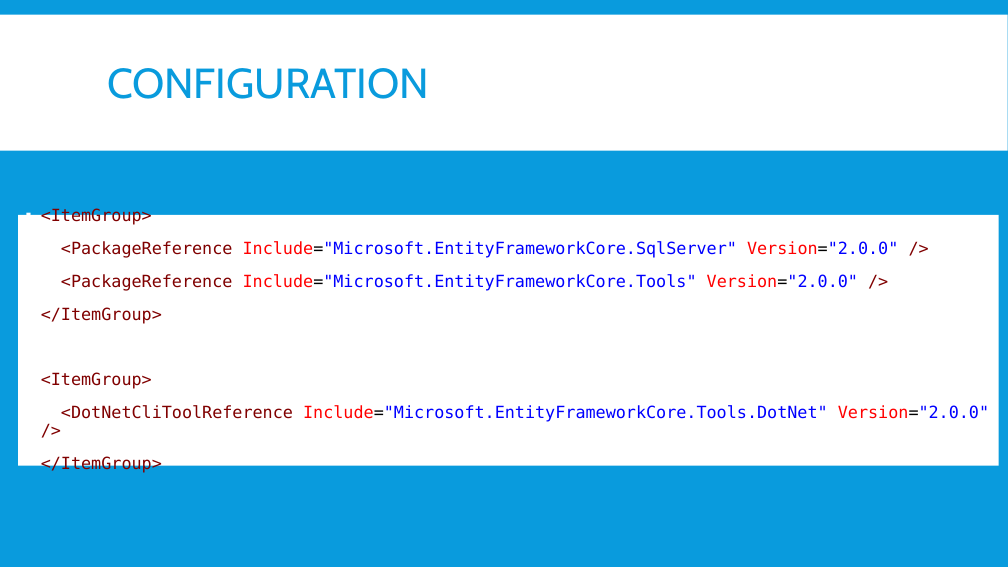
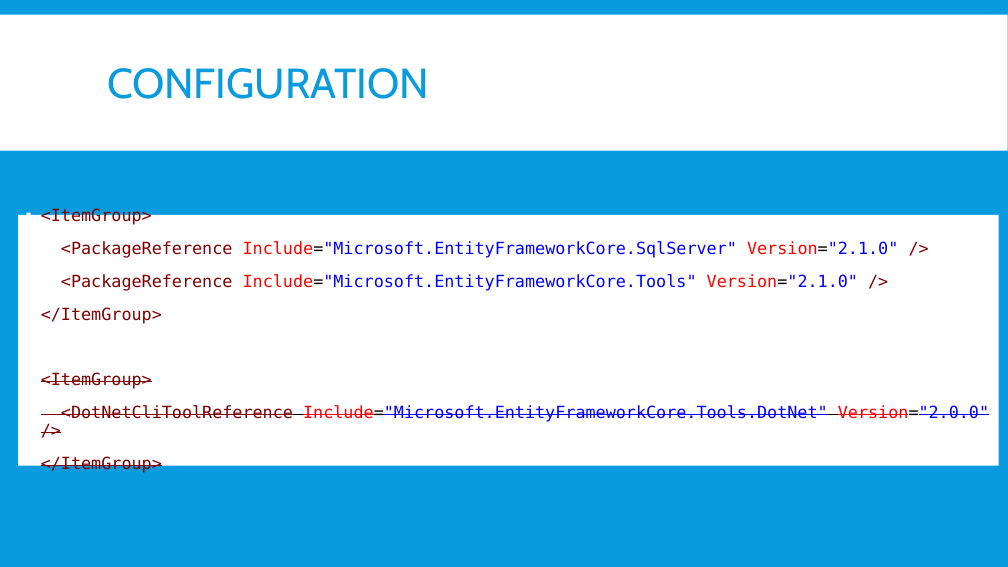
Before and after one commit to jwooley/EfCore, a slide deck: slide 4 of EfCoreGettingStarted.pptx. Drawn at 1008x567 pixels with LibreOffice and Linux fonts; fonts in the diff are those of the drawing. Boxes give left, top, right and bottom in pixels: in the first picture for what was removed or moved away, otherwise in the second. Text is boxed around its words. In the diff, an @@ line names an element or a change of style, - is before the commit and + after.

```diff
--- a/EfCoreGettingStarted.pptx
+++ b/EfCoreGettingStarted.pptx
@@ text at box(61, 241, 898, 291): text changed @@
-▪ <PackageReference Include="Microsoft.EntityFrameworkCore.SqlServer" Version="2.0.0" />
-▪ <PackageReference Include="Microsoft.EntityFrameworkCore.Tools" Version="2.0.0" />
+▪ <PackageReference Include="Microsoft.EntityFrameworkCore.SqlServer" Version="2.1.0" />
+▪ <PackageReference Include="Microsoft.EntityFrameworkCore.Tools" Version="2.1.0" />
@@ text at box(41, 372, 989, 474): strikethrough on in "<ItemGroup>", "<DotNetCliToolReference Include="Microsoft.EntityFrameworkCo ...", "</ItemGroup>" @@
```
Also in this commit, not shown: 1 other slide changed, 3 slides added, 6 other files.
